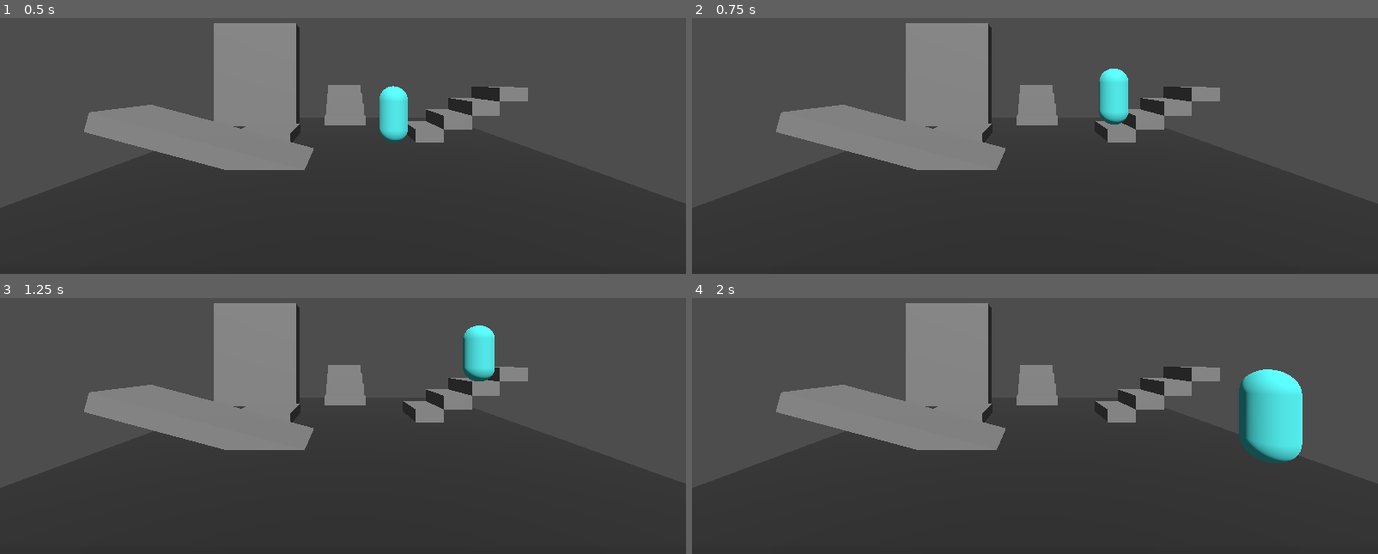
Above: before the commit, frames 1-4 (two rows, left to right).
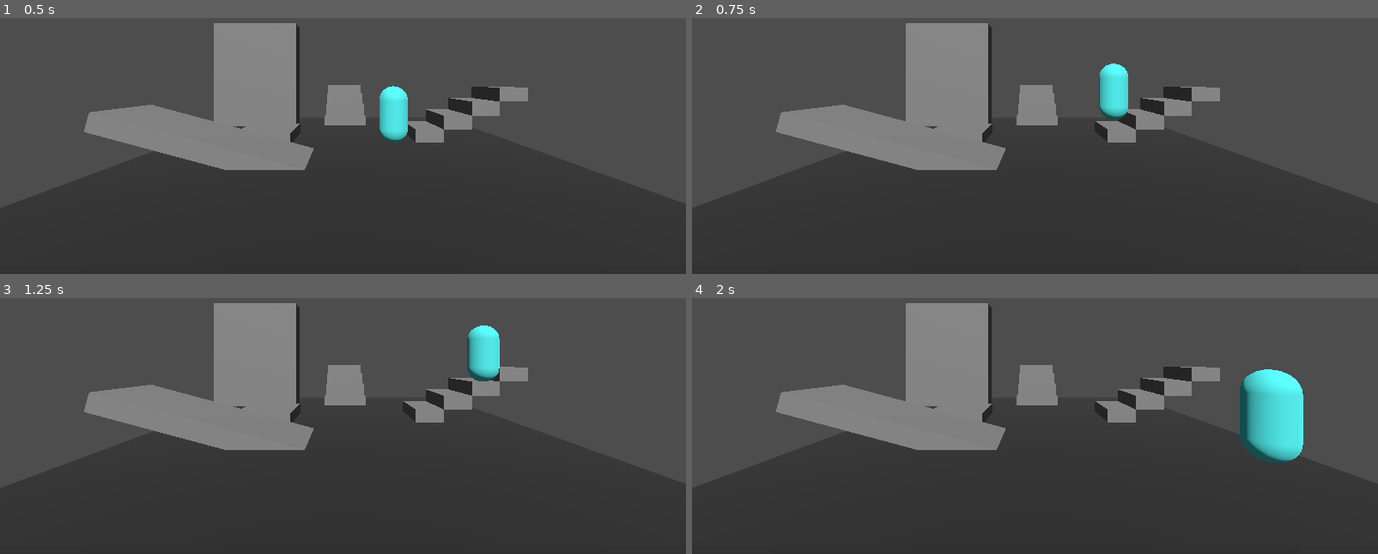
Above: after the commit, the same moments.

Repository: SamInTheShell/godot-characterbody3d-and-stairs
Game: Godot game, scene res://main.tscn
The game is run twice, just before and just after one commit, with the same random seed, the same clock (stepped at 60 frames per second) and the same inputs.
Inputs:
- Up to frame 1 (0.5 s): no input
- Up to frame 2 (0.75 s): tap Enter (ui_accept) at 0.5 s; hold Right (ui_right) from 0.53 s (still down)
- Up to frame 3 (1.25 s): keep holding Right (ui_right); tap Enter (ui_accept) at 0.77 s
- Up to frame 4 (2 s): release Right (ui_right) at 1.28 s; hold Down (ui_down) from 1.28 s (still down); tap Enter (ui_accept) at 1.52 s

Frame 1 is identical in both runs. In frame 2, 0.3% of the frame differs, in the area x 59-64%, y 17-42%; in frame 3, 0.5%, in the area x 67-73%, y 10-33%; in frame 4, less than 0.1%.

Commit message:
remove test shapecast3d

Diff:
--- a/main.tscn
+++ b/main.tscn
@@ -73,13 +73,12 @@
 surface_material_override/0 = SubResource("StandardMaterial3D_txcuh")
 
 [node name="StairChecker" type="ShapeCast3D" parent="CharacterBody3D"]
-transform = Transform3D(1, 0, 0, 0, 1, 0, 0, 0, 1, 0, 1.3, 0)
+transform = Transform3D(1, 0, 0, 0, 1, 0, 0, 0, 1, 0, 1, 0)
 shape = SubResource("CylinderShape3D_d1h25")
+target_position = Vector3(0, -0.6, 0)
 
 [node name="FloorChecker" type="RayCast3D" parent="CharacterBody3D"]
 target_position = Vector3(0, -0.5, 0)
-
-[node name="ShapeCast3D" type="ShapeCast3D" parent="CharacterBody3D"]
 
 [node name="Floor" type="StaticBody3D" parent="."]
 
